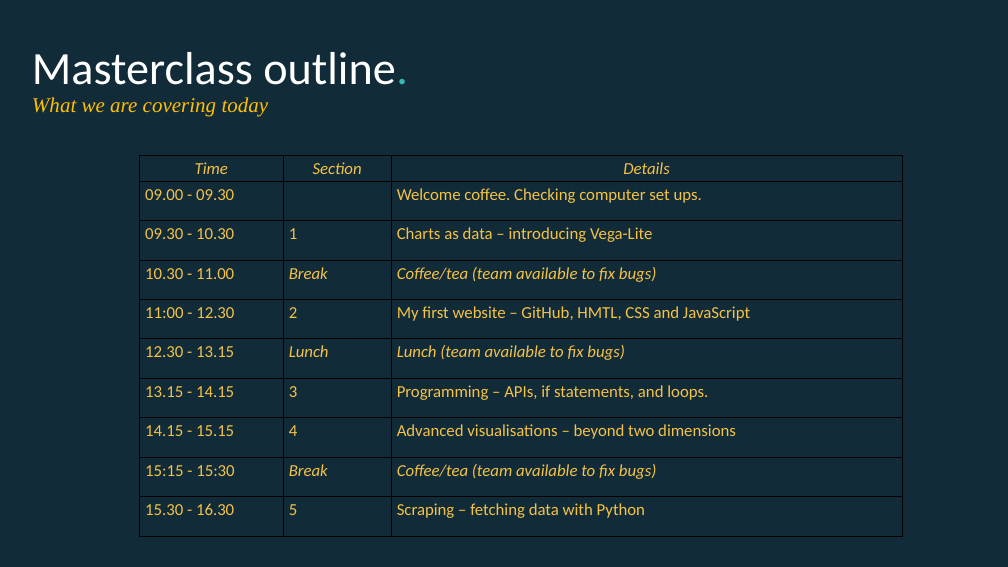
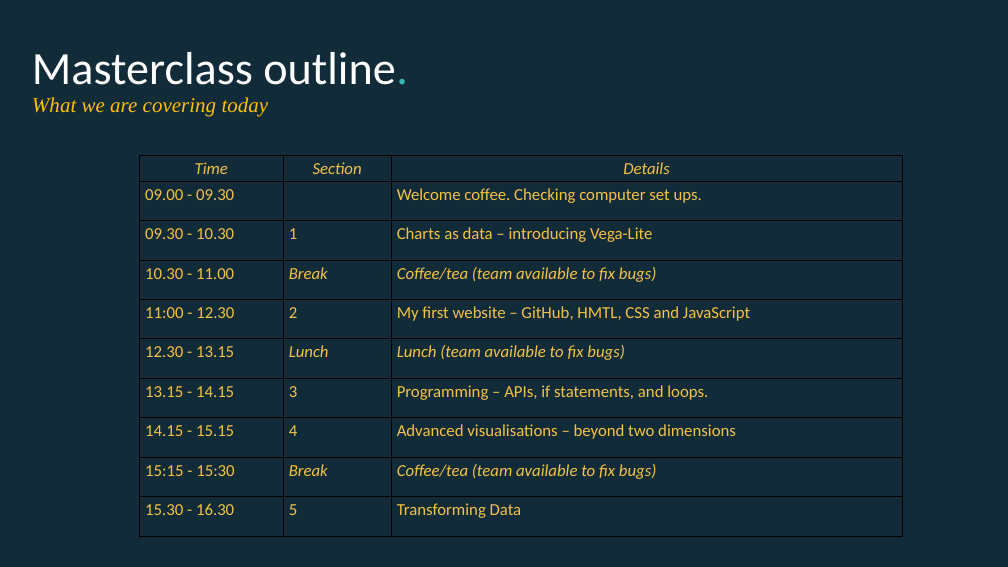
Before and after one commit to EconomicsObservatory/courses, a slide deck: slide 14 of 1/s1_Charts_as_data.pptx. Drawn at 1008x567 pixels with LibreOffice and Linux fonts; fonts in the diff are those of the drawing. Boxes give left, top, right and bottom in pixels: in the first picture for what was removed or moved away, otherwise in the second. Text is boxed around its words. In the diff, an @@ line names an element or a change of style, - is before the commit and + after.

```diff
--- a/1/s1_Charts_as_data.pptx
+++ b/1/s1_Charts_as_data.pptx
@@ table at bbox=[140, 155, 903, 536] @@
-row 10, column 3: Scraping – fetching data with Python
+row 10, column 3: Transforming Data
```
Also in this commit, not shown: 1 other slide changed, 1 other file.
